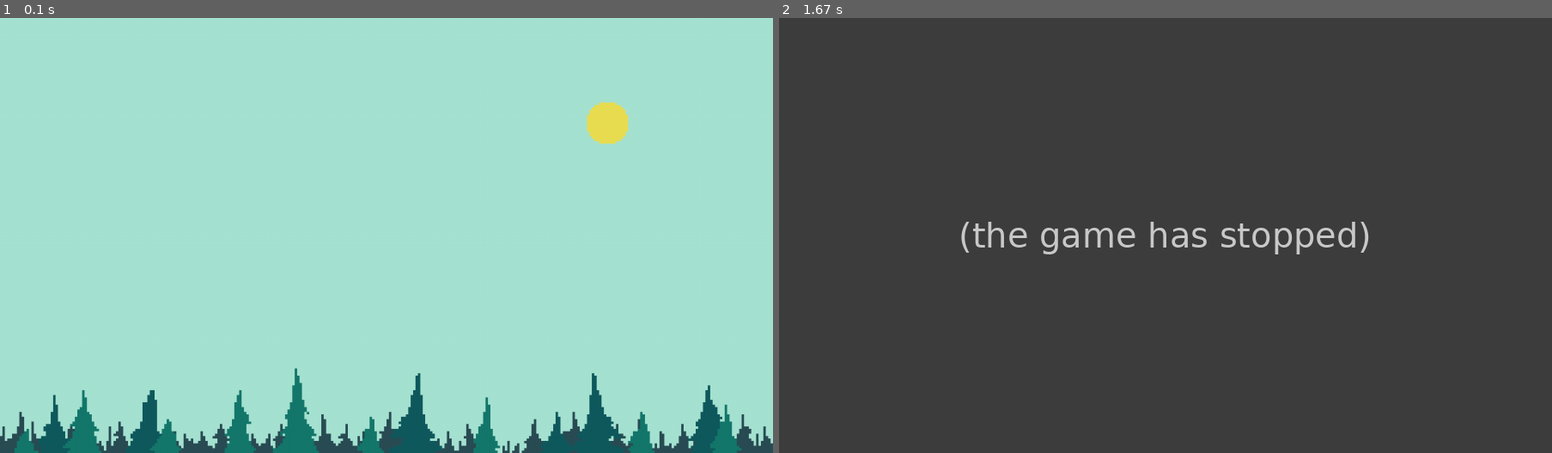
Above: before the commit, frames 1-2 (left to right).
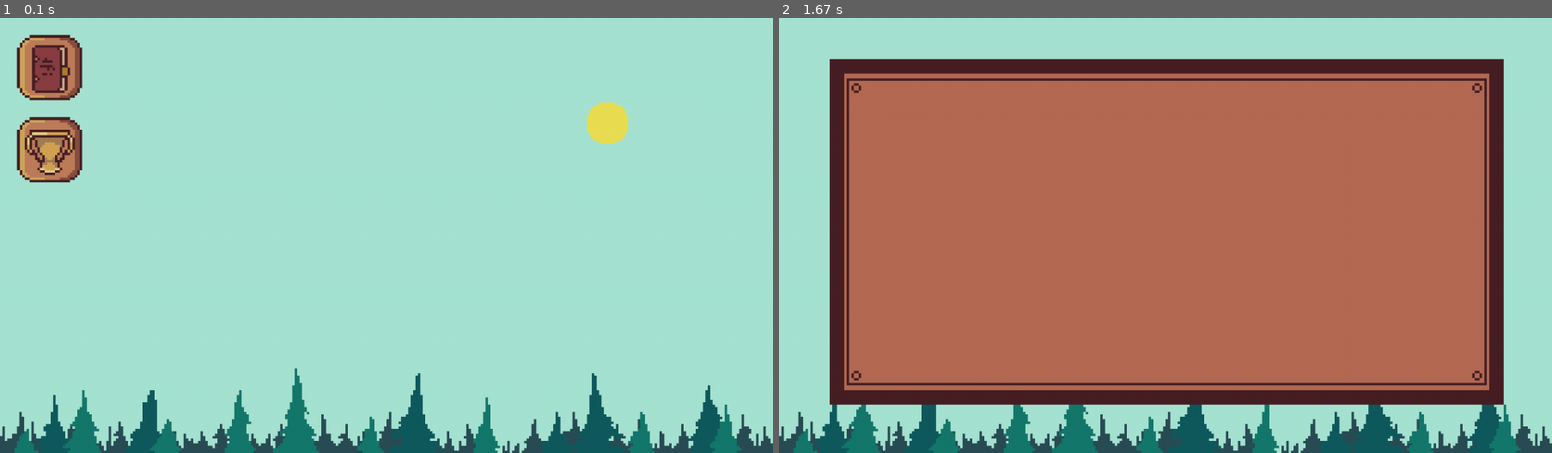
Above: after the commit, the same moments.

Repository: LenaSup/PyGame_project
Game: pygame game, started from main.py
The game is run twice, just before and just after one commit, with the same random seed, the same clock (stepped at 60 frames per second) and the same inputs.
Inputs (mouse positions are in pixels of both pictures, inside the frame that each line leads up to):
- Up to frame 1 (0.1 s): no input
- Up to frame 2 (1.67 s): press the mouse at (1165, 265) at 0.37 s; move the mouse to (1072, 252) at 0.47 s; release the mouse at (979, 239) at 0.6 s

The runs differ from the first frame. In frame 1, 2.4% of the frame differs, in the area x 2-11%, y 3-38%; in frame 2, 98%, in the area x 0-100%, y 0-100%.
Error before the commit: AttributeError: 'Group' object has no attribute 'click' (main.py line 90); the game stopped at 0.6 s (later frames are placeholders)

Commit message:
миню

Diff:
--- a/main.py
+++ b/main.py
@@ -15,6 +15,10 @@
     return image
 
 
+class CloseBut(pygame.sprite.Sprite):
+    pass
+
+
 class Inscription(pygame.sprite.Sprite):    # Декоротивная тобличка с назвением игры
     def __init__(self, group, size):
         super().__init__(group)
@@ -22,11 +26,15 @@
 
 
 class AchievementBut(pygame.sprite.Sprite):     # Кнобка в меню
-    def __init__(self, group, size):
+    def __init__(self, group, size, screen):
         super().__init__(group)
-        pass
+        self.image = load_image('achievement_button.png')
+        self.image = pygame.transform.scale(self.image, ((size[0] // 320) * 27, (size[1] // 180) * 27))
+        self.rect = self.image.get_rect()
+        self.rect.left, self.rect.top = (size[0] // 320) * 7, (size[1] // 180) * 41
+        self.size = size
 
-    def click(self, pos):
+    def click(self, pos, screen):
         pass
 
 
@@ -49,15 +57,19 @@
         super().__init__(group)
         pass
 
-    def click(self, pos):
+    def click(self, pos, screen):
         pass
 
 
 class LearningBut(pygame.sprite.Sprite):    # Кнобка в меню
+
     def __init__(self, group, size, screen):
         super().__init__(group)
+        self.image = load_image('learning_button.png')
+        self.image = pygame.transform.scale(self.image, ((size[0] // 320) * 27, (size[1] // 180) * 27))
+        self.rect = self.image.get_rect()
+        self.rect.left, self.rect.top = (size[0] // 320) * 7, (size[1] // 180) * 7
         self.size = size
-
 
     def click(self, pos, screen):
         learning = Education()
@@ -87,7 +99,8 @@
                     sys.exit()  # Выхлд из игры
                 if event.type == pygame.MOUSEBUTTONUP:
                     pos = pygame.mouse.get_pos()
-                    self.start_menu_sprites.click(pos)
+                    for i in self.start_menu_sprites:
+                        i.click(pos, screen)
                     done = self.start_menu_sprites.close_start_menu()   # Закрывает стартовое окно
             self.start_menu_sprites.draw(screen)                        # для выхода в меню выбора уровня
             pygame.display.flip()
@@ -117,6 +130,8 @@
     pygame.display.set_caption('First board')
     # ----  Дополненая часть к прописаному мэйно(до игрового цикла)
     start_menu_sprites = pygame.sprite.Group()  # Эта група спрайтов отображаемых в стартовом меню
+    achievement_but = AchievementBut(start_menu_sprites, size, screen)
+    learning_but = LearningBut(start_menu_sprites, size, screen)
     start_menu = StartMenu(start_menu_sprites)    # Создание обекта стартового миню
     start_menu.start_menu_display(screen, size)   # Вывод меню при включение
     # ----
